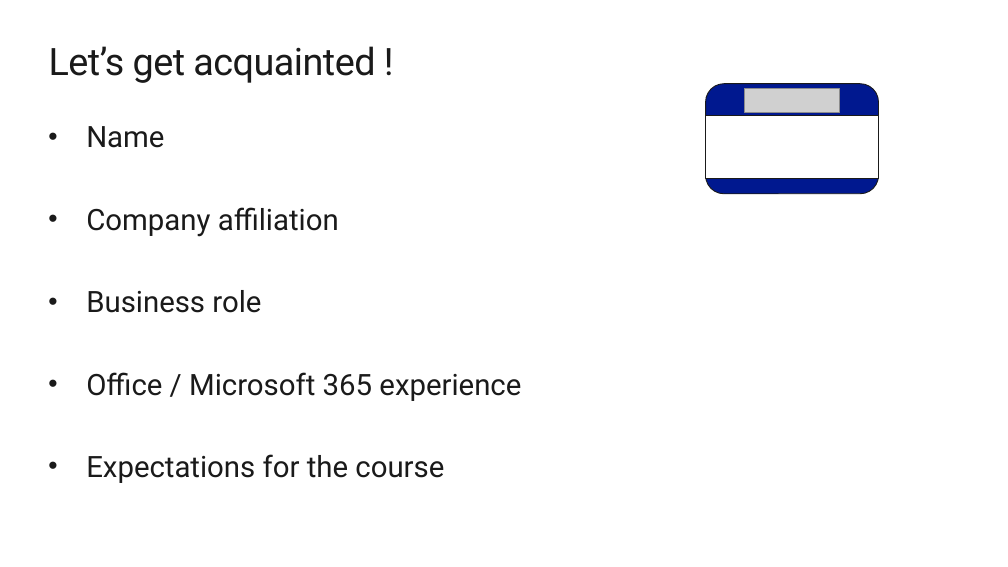
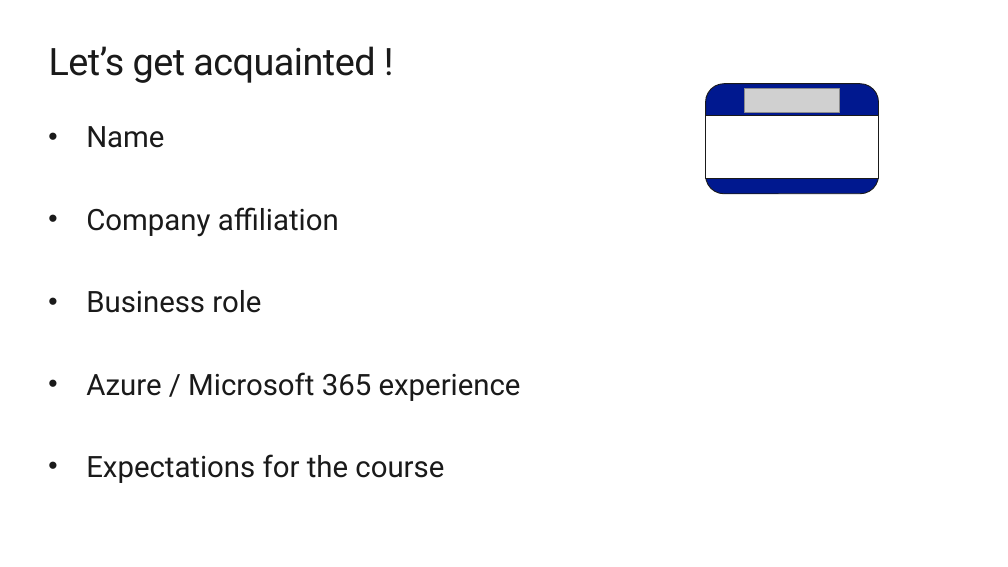
Before and after one commit to renaudwangler/ib, a slide deck: slide 8 of ib1/extra/AZ-900AIntro.pptx. Drawn at 1008x567 pixels with LibreOffice and Linux fonts; fonts in the diff are those of the drawing; grey boxes stand for pictures. Boxes give left, top, right and bottom in pixels: in the first picture for what was removed or moved away, otherwise in the second. Text is boxed around its words. In the diff, an @@ line names an element or a change of style, - is before the commit and + after.

```diff
--- a/ib1/extra/AZ-900AIntro.pptx
+++ b/ib1/extra/AZ-900AIntro.pptx
@@ text at box(86, 372, 521, 401): text changed @@
-• Office / Microsoft 365 experience
+• Azure / Microsoft 365 experience
```
Also in this commit, not shown: 3 other slides changed, 4 other files.
